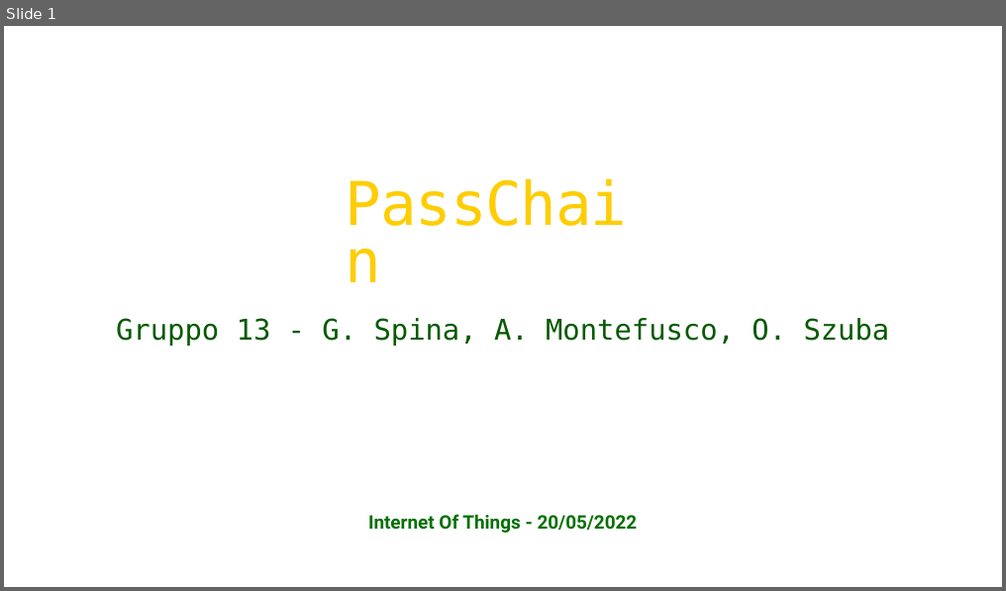
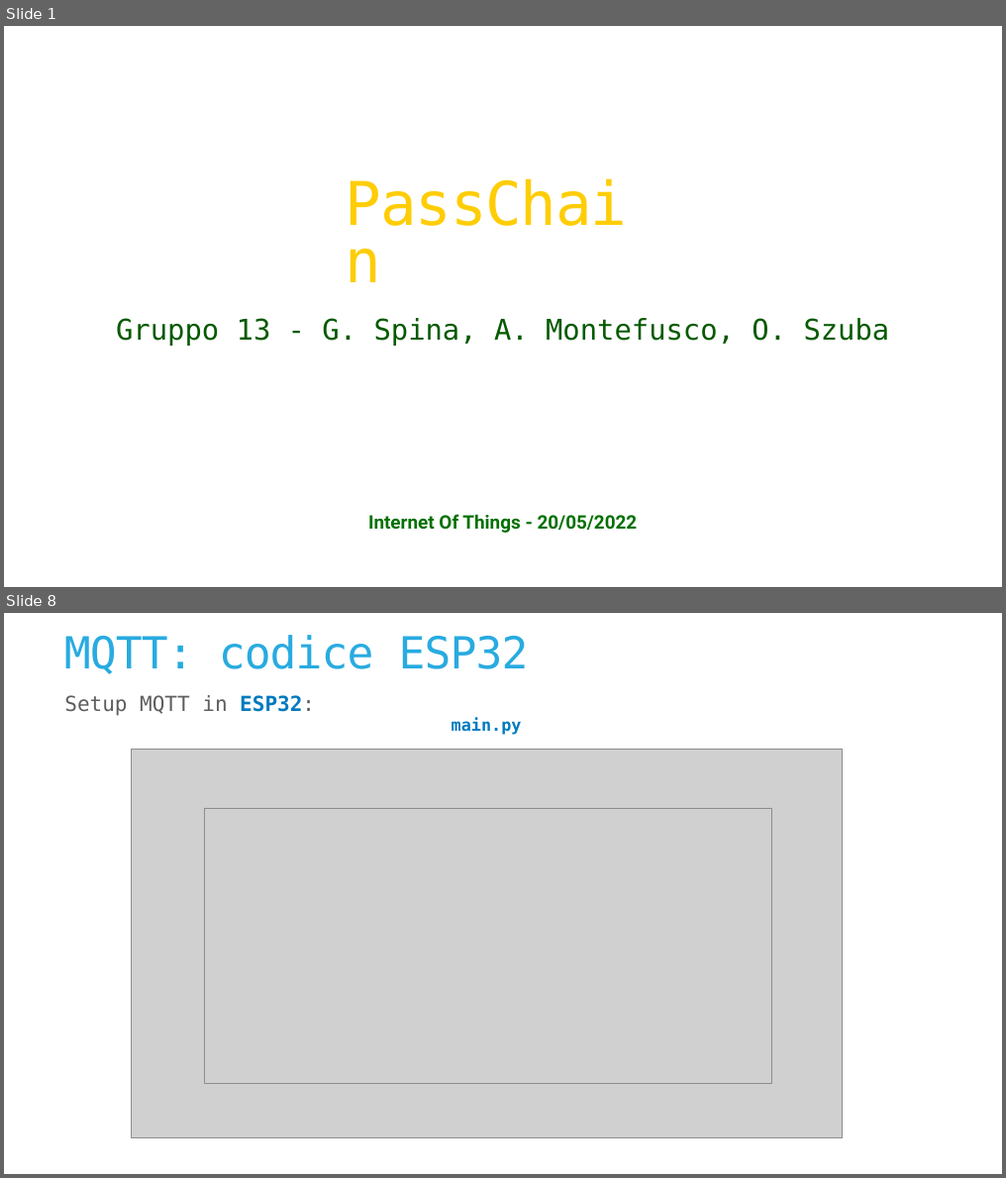
Before and after one commit to Alberto-00/Progetto-IoT, a slide deck: Presentation/TemplateIoT.pptx. Shown one above the other, each under a label of ours: slide 1 before the commit, slides 1 and 8 after it; the slides between them are not shown. The pictures are 1006x591 and 1006x1178 pixels, drawn with LibreOffice and Linux fonts; fonts in the diff are those of the drawing; grey boxes stand for pictures; background and template pictures are left out. Boxes give left, top, right and bottom in pixels: in the first picture for what was removed or moved away, otherwise in the second. Text is boxed around its words. In the diff, an @@ line names an element or a change of style, - is before the commit and + after.

```diff
--- a/Presentation/TemplateIoT.pptx
+++ b/Presentation/TemplateIoT.pptx
@@ slide 8 added at (x1=4, y1=613, x2=1002, y2=1174), background picture (left out) @@
@@ title added at (x1=64, y1=635, x2=529, y2=674), 85 pt, text #28ABE0 @@
+MQTT: codice ESP32
@@ text added at (x1=64, y1=695, x2=315, y2=716), 40 pt, text #5E5E5E @@
+Setup MQTT in ESP32:
@@ text added at (x1=451, y1=718, x2=522, y2=735), 32 pt, text #0079BF, bold @@
+main.py
@@ picture added at (x1=131, y1=749, x2=842, y2=1138) @@
@@ picture added at (x1=205, y1=808, x2=771, y2=1083) @@
```
Also in this commit, not shown: 7 slides changed, 1 other slide added, 1 slide removed.
